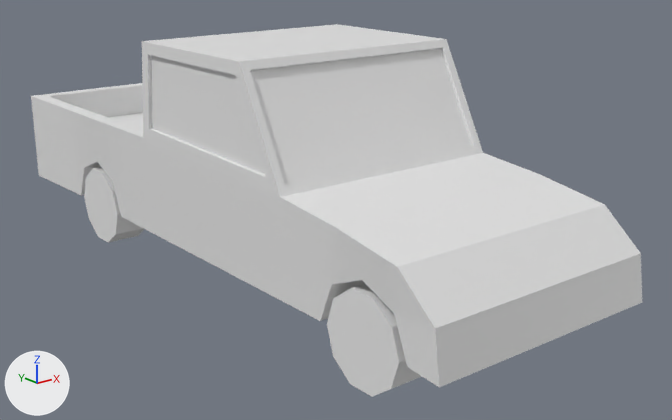
A saved change to the FBX model Art/LeoArt/Truck.fbx.
The view is the same before and after, from a 50 mm lens placed at (-4.48, -6.35, 3.3), pointed at (0.29, -0.39, 0.91). The lights are fixed; the arrows at lower left show +X, +Y and +Z. The picture after the commit comes second.

The scene before the commit, as lines of its bpy script (objects in view):
```python
me_plane_003 = bpy.data.meshes.new('Plane.003')
me_plane_003.from_pydata(...)  # 192 vertices, 189 faces; spans x -1.0..1.0, y -2.66..3.3, z -1.65..0.0
me_plane_004 = bpy.data.meshes.new('Plane.004')
me_plane_004.from_pydata(...)  # a 10-sided cylinder along x spanning x -0.97..-0.66, y 1.24..1.95, z 0.38..1.06; a 10-sided cylinder along x spanning x 0.66..0.97, y 1.24..1.95, z 0.38..1.06; a 10-sided cylinder along x spanning x -0.97..-0.66, y -2.57..-1.86, z 0.38..1.06; a 10-sided cylinder along x spanning x 0.66..0.97, y -2.57..-1.86, z 0.38..1.06
ob_truck = bpy.data.objects.new('Truck', me_plane_003)
ob_truck.location = (0.0, -0.293, 2.369)
ob_truckwheel = bpy.data.objects.new('TruckWheel', me_plane_004)
ob_truckwheel.location = (0.0, 0.0, 0.0)
```
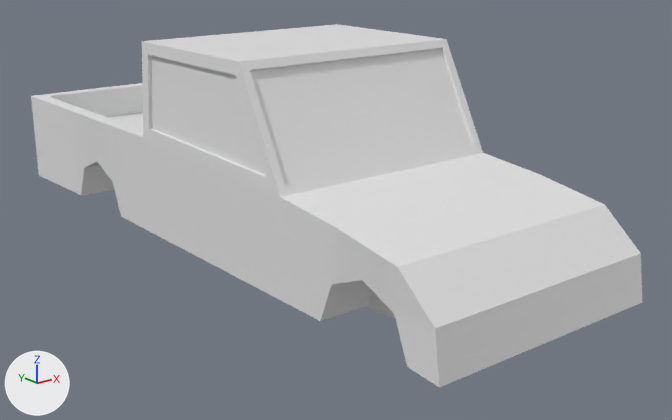
Edits to the scene script, one JSON object a line:
```json
{"op": "remove", "block": "ob_truckwheel", "code": ["ob_truckwheel = bpy.data.objects.new('TruckWheel', me_plane_004)", "ob_truckwheel.location = (0.0, 0.0, 0.0)"]}
```

Where the change shows, as pixel boxes (x1, y1, x2, y2) in the pictures (672 x 420 px):
```json
{"object": "TruckWheel", "change": "deleted", "before": [84, 167, 422, 397]}
```
